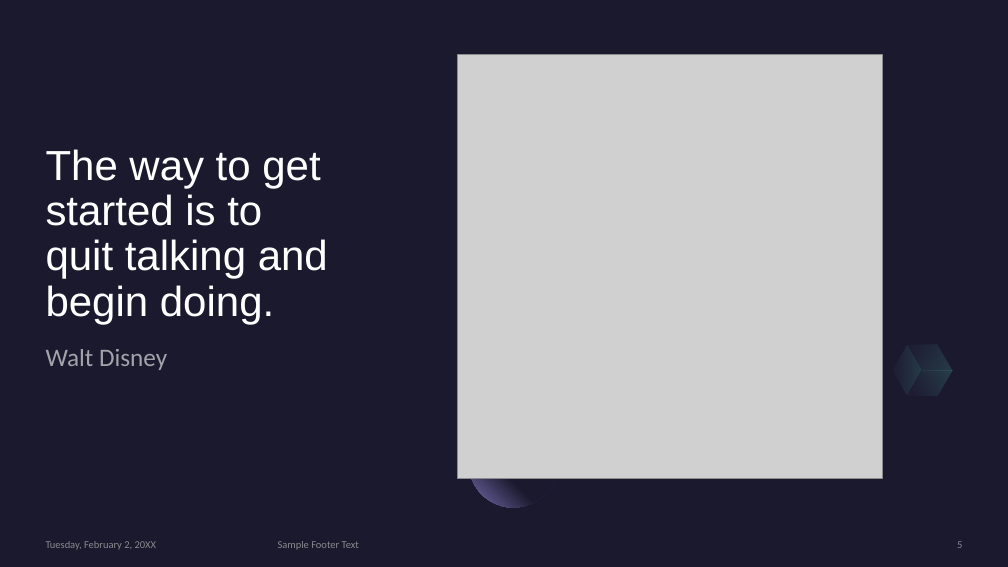
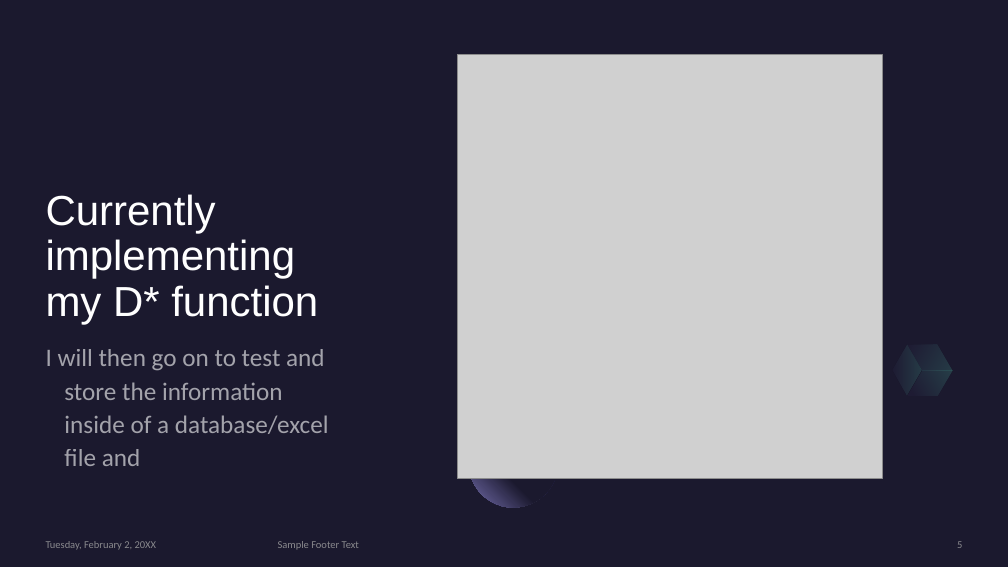
Before and after one commit to DonalHowe/FYP_Pathfinding, a slide deck: slide 5 of Documents/A comparison between A.pptx. Drawn at 1008x567 pixels with LibreOffice and Linux fonts; fonts in the diff are those of the drawing; grey boxes stand for pictures. Boxes give left, top, right and bottom in pixels: in the first picture for what was removed or moved away, otherwise in the second. Text is boxed around its words. In the diff, an @@ line names an element or a change of style, - is before the commit and + after.

Commit message:
added to powerpoint

```diff
--- a/Documents/A comparison between A.pptx
+++ b/Documents/A comparison between A.pptx
@@ title at (x1=46, y1=194, x2=318, y2=324): text changed @@
-The way to get started is to quit talking and begin doing.
+Currently implementing my D* function
@@ text at (x1=46, y1=349, x2=329, y2=466): text changed @@
-Walt Disney
+I will then go on to test and store the information inside of a database/excel file and
```
Also in this commit, not shown: 1 other slide changed, 4 slides removed.
